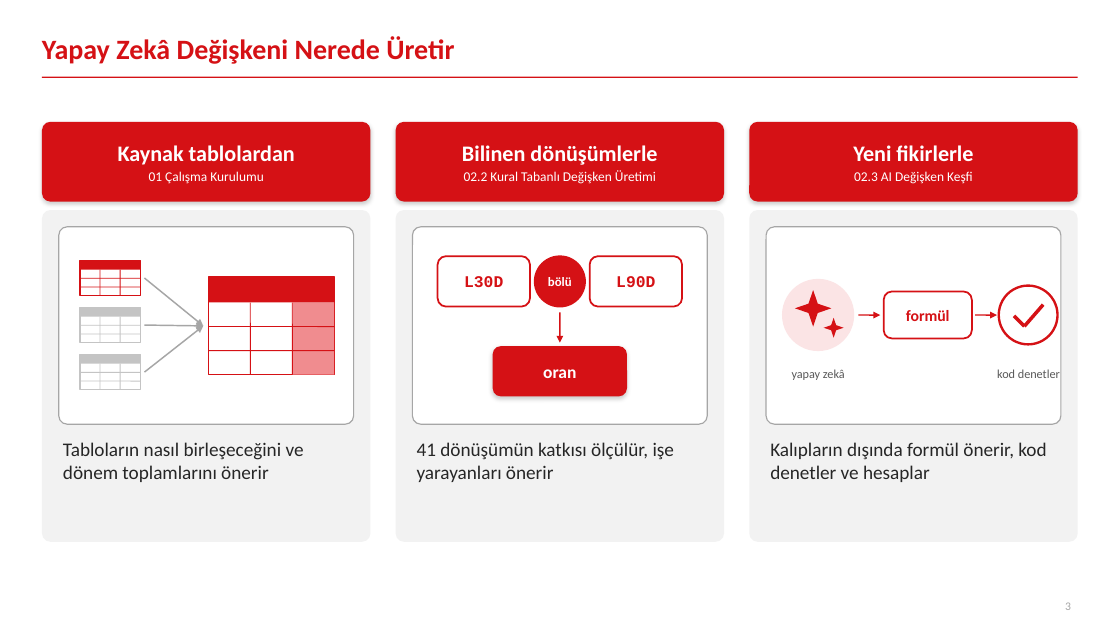
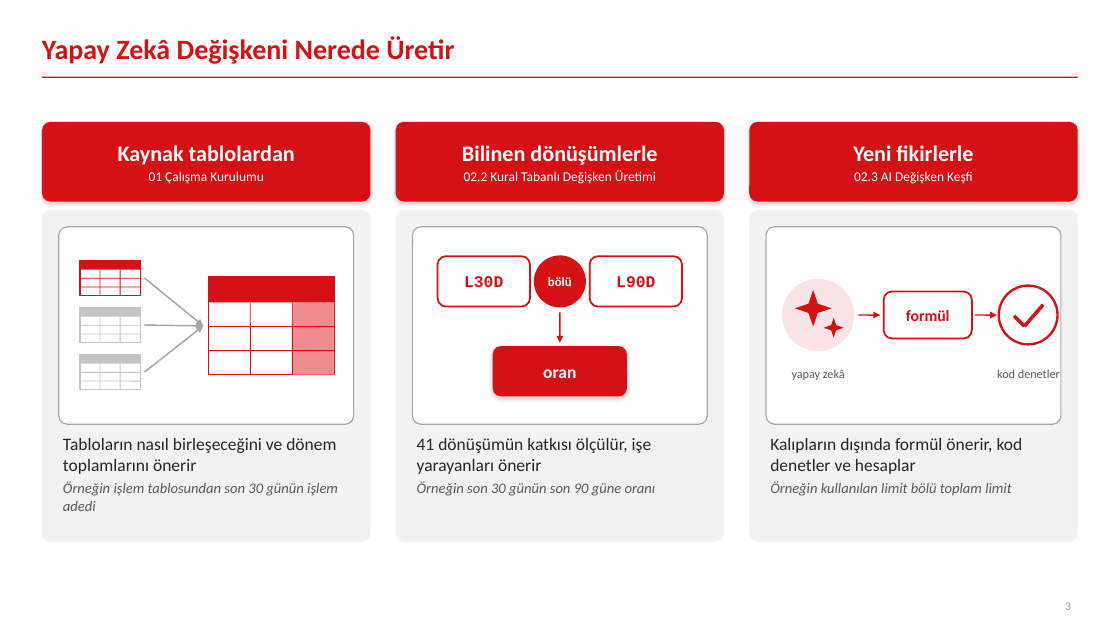
Before and after one commit to canmergen/amp, a slide deck: slide 3 of analitik_modelleme_platformu_GUNCEL/sunum/Platform_Sunum_Sade.pptx. Drawn at 1120x630 pixels with LibreOffice and Linux fonts; fonts in the diff are those of the drawing. Boxes give left, top, right and bottom in pixels: in the first picture for what was removed or moved away, otherwise in the second. Text is boxed around its words. In the diff, an @@ line names an element or a change of style, - is before the commit and + after.

```diff
--- a/analitik_modelleme_platformu_GUNCEL/sunum/Platform_Sunum_Sade.pptx
+++ b/analitik_modelleme_platformu_GUNCEL/sunum/Platform_Sunum_Sade.pptx
@@ text at (63,438,336,474): size 16.5 to 15 pt in "Tabloların nasıl birleşeceğini ve dönem toplamlarını önerir"; more space between paragraphs @@
@@ text at (417,438,652,474): size 16.5 to 15 pt in "41 dönüşümün katkısı ölçülür, işe yarayanları önerir"; more space between paragraphs @@
@@ text at (770,438,1023,474): size 16.5 to 15 pt in "Kalıpların dışında formül önerir, kod denetler ve ..."; more space between paragraphs @@
@@ text at (63,481,338,511): paragraph added @@
+Örneğin işlem tablosundan son 30 günün işlem adedi
@@ text at (417,481,656,496): paragraph added @@
+Örneğin son 30 günün son 90 güne oranı
@@ text at (770,481,1011,496): paragraph added @@
+Örneğin kullanılan limit bölü toplam limit
```
Also in this commit, not shown: 10 other slides changed, 1 other file.
